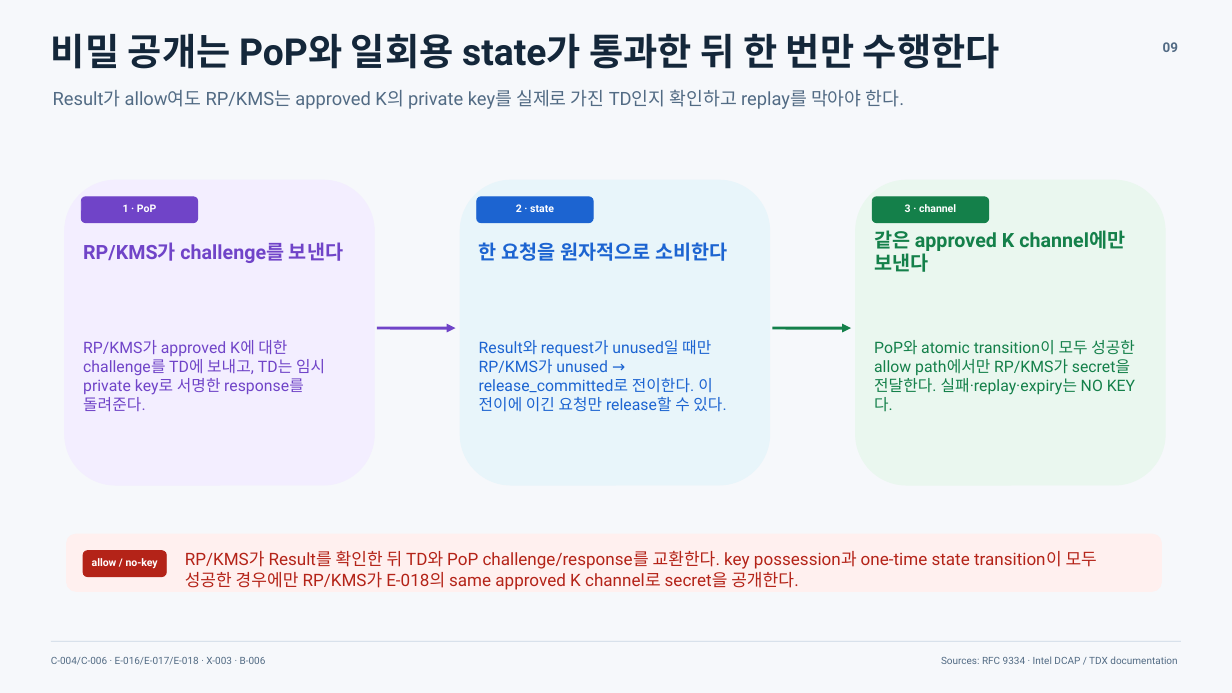
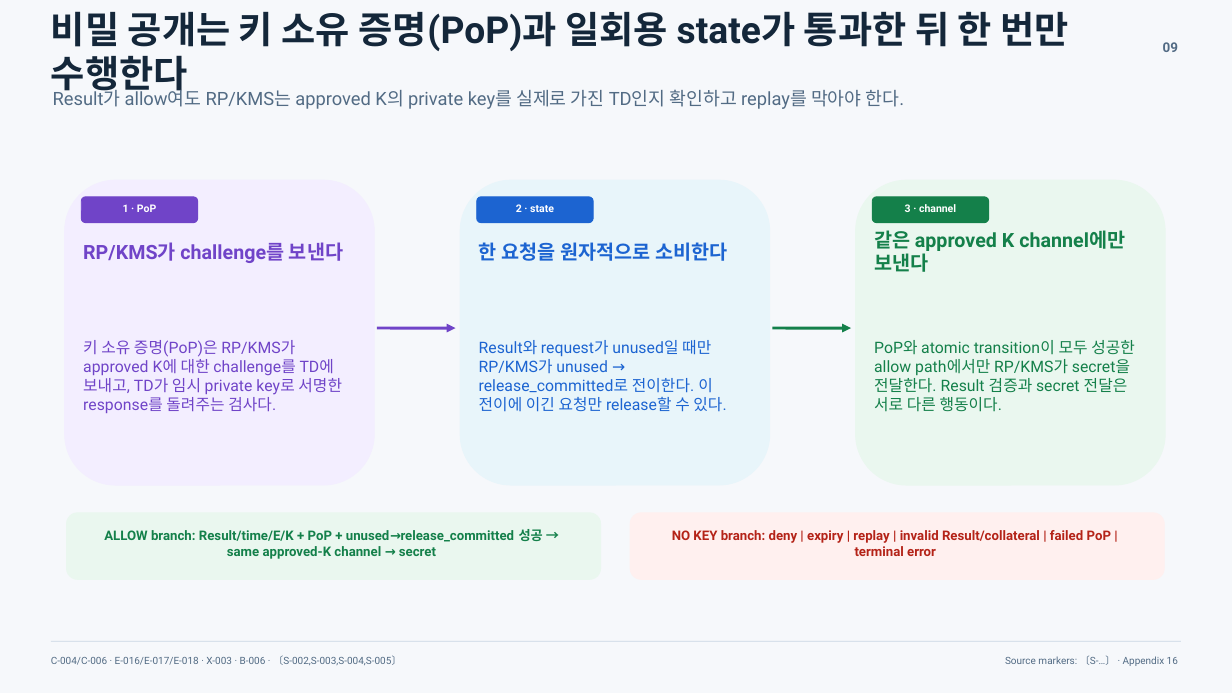
Before and after one commit to bitboom/skills, a slide deck: slide 9 of examples/intel-rats/to-deck-prose-v2/final/structural/intel-tdx-attestation-prose-structural.pptx. Drawn at 1232x693 pixels with LibreOffice and Linux fonts; fonts in the diff are those of the drawing. Boxes give left, top, right and bottom in pixels: in the first picture for what was removed or moved away, otherwise in the second. Text is boxed around its words. In the diff, an @@ line names an element or a change of style, - is before the commit and + after.

```diff
--- a/examples/intel-rats/to-deck-prose-v2/final/structural/intel-tdx-attestation-prose-structural.pptx
+++ b/examples/intel-rats/to-deck-prose-v2/final/structural/intel-tdx-attestation-prose-structural.pptx
@@ text at [51,11,1068,98]: text changed @@
-비밀 공개는 PoP와 일회용 state가 통과한 뒤 한 번만 수행한다
+비밀 공개는 키 소유 증명(PoP)과 일회용 state가 통과한 뒤 한 번만 수행한다
@@ text at [83,340,342,413]: text changed @@
-RP/KMS가 approved K에 대한 challenge를 TD에 보내고, TD는 임시 private key로 서명한 response를 돌려준다.
+키 소유 증명(PoP)은 RP/KMS가 approved K에 대한 challenge를 TD에 보내고, TD가 임시 private key로 서명한 response를 돌려주는 검사다.
@@ text at [874,340,1135,412]: text changed @@
-PoP와 atomic transition이 모두 성공한 allow path에서만 RP/KMS가 secret을 전달한다. 실패·replay·expiry는 NO KEY다.
+PoP와 atomic transition이 모두 성공한 allow path에서만 RP/KMS가 secret을 전달한다. Result 검증과 secret 전달은 서로 다른 행동이다.
@@ rounded rectangle: place and size @@
-rounded rectangle at [67,534,1162,592]
+rounded rectangle at [67,513,601,579]
@@ rounded rectangle at [67,513,601,579]: fill #FFF0EF to #EAF7EF; outline #FFF0EF 0.7 pt to #EAF7EF 0.7 pt @@
@@ text added at [104,529,543,559], 10.3 pt, text #14804A, bold @@
+ALLOW branch: Result/time/E/K + PoP + unused→release_committed 성공 → same approved-K channel → secret
@@ rounded rectangle added at [630,513,1165,579], fill #FFF0EF, outline #FFF0EF 0.7 pt @@
@@ text added at [672,530,1111,556], 10.3 pt, text #B42318, bold @@
+NO KEY branch: deny | expiry | replay | invalid Result/collateral | failed PoP | terminal error
@@ rounded rectangle removed at [83,551,166,577] @@
@@ text removed at [92,558,158,569] @@
-allow / no-key
@@ text removed at [185,551,1097,590] @@
-RP/KMS가 Result를 확인한 뒤 TD와 PoP challenge/response를 교환한다. key possession과 one-time state transition이 모두 성공한 경우에만 RP/KMS가 E-018의 same approved K channel로 secret을 공개한다.
@@ text at [51,655,401,665]: text changed @@
-C-004/C-006 · E-016/E-017/E-018 · X-003 · B-006
+C-004/C-006 · E-016/E-017/E-018 · X-003 · B-006 · 〔S-002,S-003,S-004,S-005〕
@@ text at [1005,656,1178,666]: text changed @@
-Sources: RFC 9334 · Intel DCAP / TDX documentation
+Source markers: 〔S-…〕 · Appendix 16
```
Also in this commit, not shown: 13 other slides changed, 2 slides added, 1 slide removed, 44 other files.
